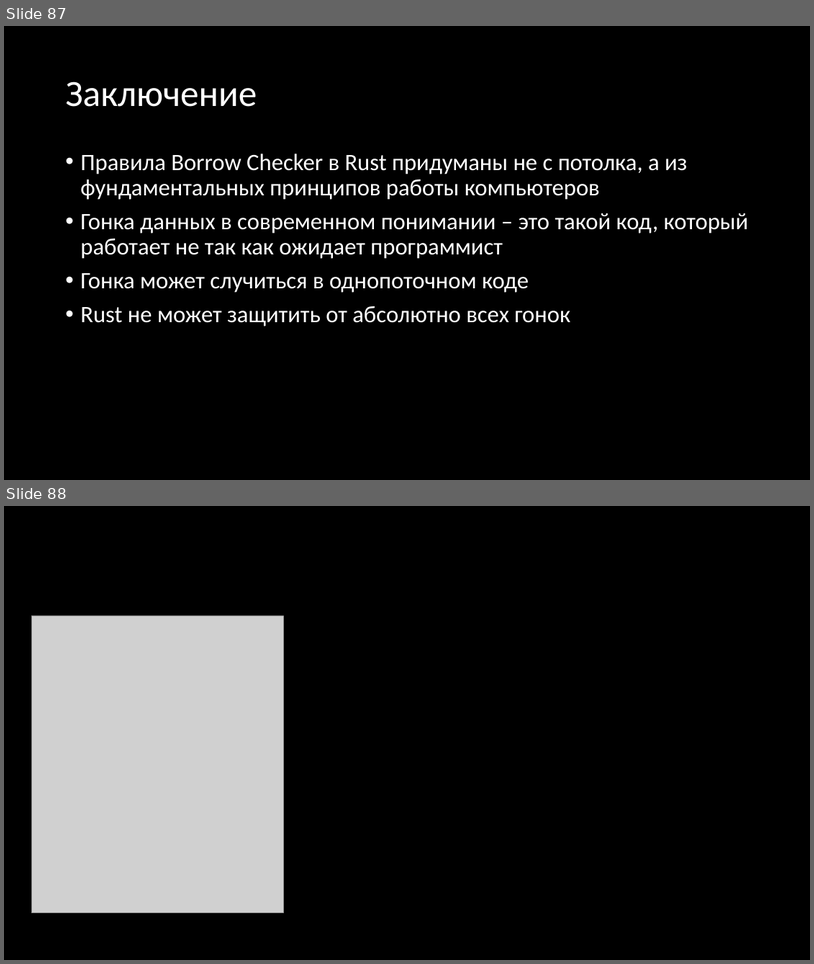
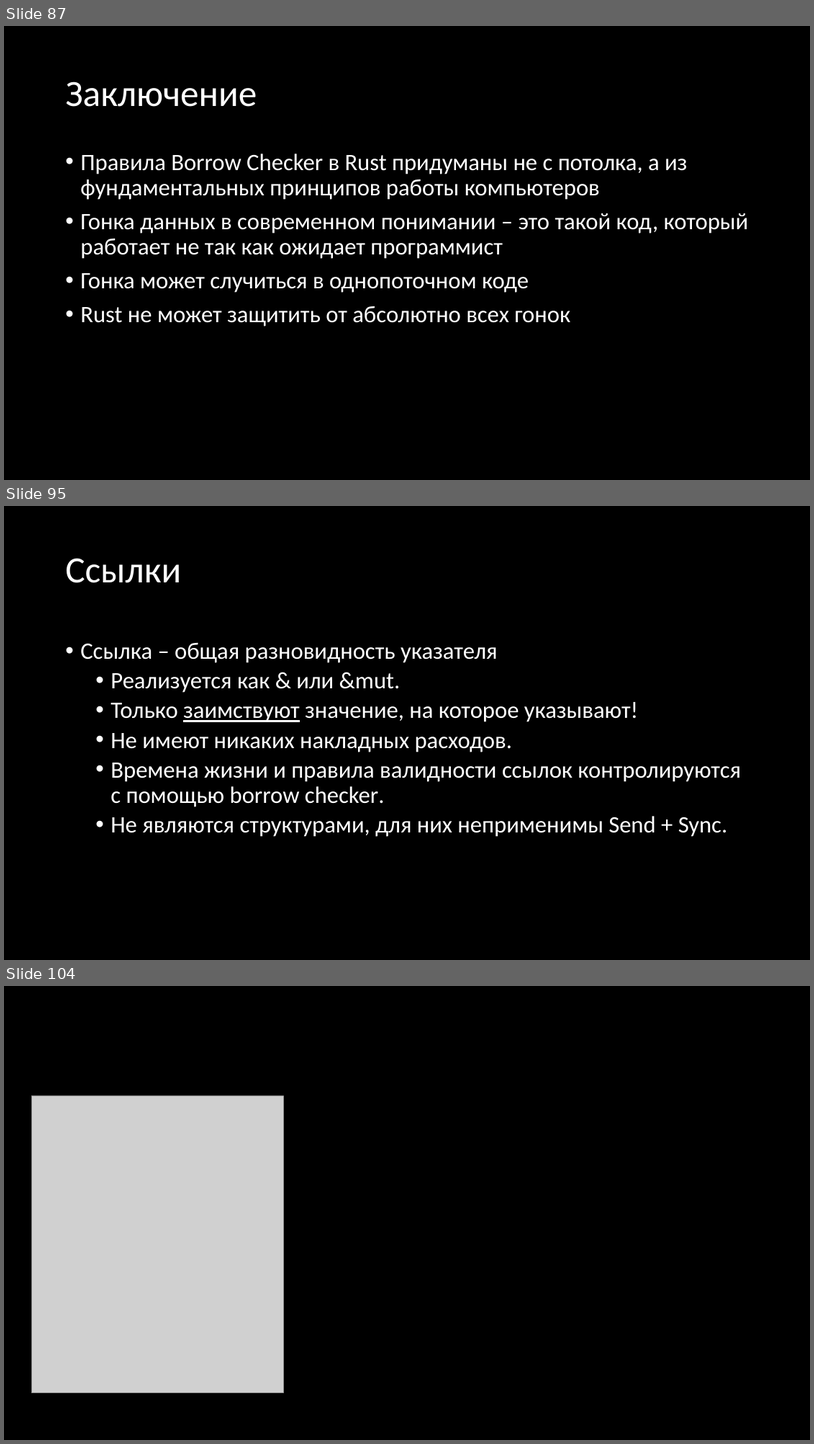
Before and after one commit to Gordon01/learn-rust, a slide deck: keynotes/Rust 2024.pptx. Shown one above the other, each under a label of ours: slides 87 and 88 before the commit, slides 87, 95 and 104 after it; the slides between them are not shown. The pictures are 814x964 and 814x1444 pixels, drawn with LibreOffice and Linux fonts; fonts in the diff are those of the drawing; grey boxes stand for pictures. Boxes give left, top, right and bottom in pixels: in the first picture for what was removed or moved away, otherwise in the second. Text is boxed around its words. In the diff, an @@ line names an element or a change of style, - is before the commit and + after.

```diff
--- a/keynotes/Rust 2024.pptx
+++ b/keynotes/Rust 2024.pptx
@@ slide 95 added at (4,506,810,960), background #000000 @@
@@ title added at (65,558,181,583), 44 pt, text #FFFFFF @@
+Ссылки
@@ text added at (80,642,741,836), 28 pt, text #FFFFFF @@
+• Ссылка – общая разновидность указателя
+  • Реализуется как & или &mut.
+  • Только заимствуют значение, на которое указывают!
+  • Не имеют никаких накладных расходов.
+  • Времена жизни и правила валидности ссылок контролируются с помощью borrow checker.
+  • Не являются структурами, для них неприменимы Send + Sync.
@@ what was slide 88 is now slide 104 @@
```
Also in this commit, not shown: 1 slide changed, 14 other slides added, 8 other files.
